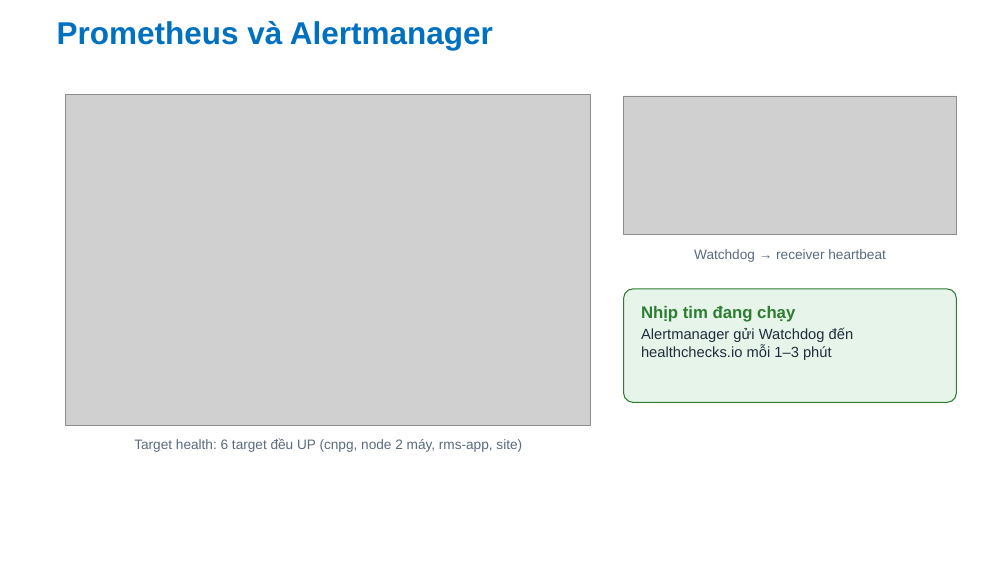
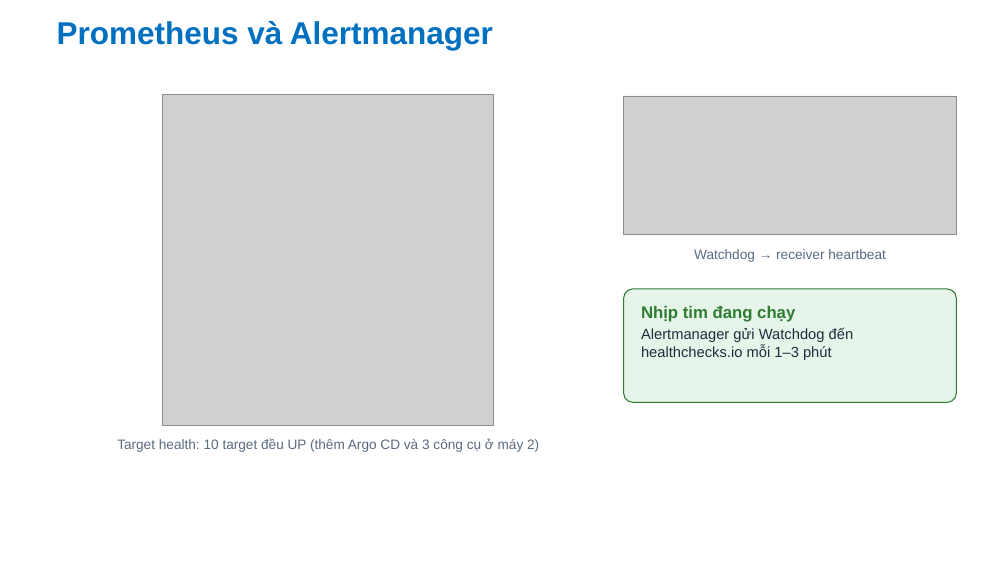
Before and after one commit to Anpham120/restaurant-management-system, a slide deck: slide 21 of docs/bao-cao/Slide_TrienKhaiPhanMem_AtlasRestaurant.pptx. Drawn at 1008x567 pixels with LibreOffice and Linux fonts; fonts in the diff are those of the drawing; grey boxes stand for pictures; background and template pictures are left out. Boxes give left, top, right and bottom in pixels: in the first picture for what was removed or moved away, otherwise in the second. Text is boxed around its words. In the diff, an @@ line names an element or a change of style, - is before the commit and + after.

```diff
--- a/docs/bao-cao/Slide_TrienKhaiPhanMem_AtlasRestaurant.pptx
+++ b/docs/bao-cao/Slide_TrienKhaiPhanMem_AtlasRestaurant.pptx
@@ picture resized from (x1=65, y1=95, x2=591, y2=426) to (x1=163, y1=95, x2=494, y2=426) @@
@@ text at (x1=117, y1=438, x2=539, y2=452): text changed @@
-Target health: 6 target đều UP (cnpg, node 2 máy, rms-app, site)
+Target health: 10 target đều UP (thêm Argo CD và 3 công cụ ở máy 2)
```
Also in this commit, not shown: 3 other slides changed, 1 other file.
